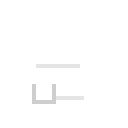
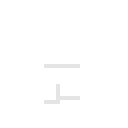
Layered file, before and after one edit (128×128). Changes by layer:
renamed "Layer 2" to "Layer 3", painted on it over [32, 64, 84, 104]
